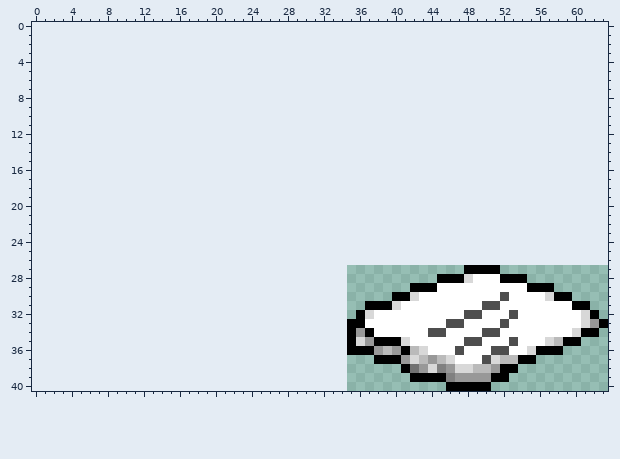
Two versions of one pixel-art file, Aseprite/Main Background/Convenience Store/CSAlt_Newspaper.aseprite. The picture above is the old version.
29x14 pixels, 1 frame. The old version is drawn lined up with the new one, on the new canvas.
And afterwards:
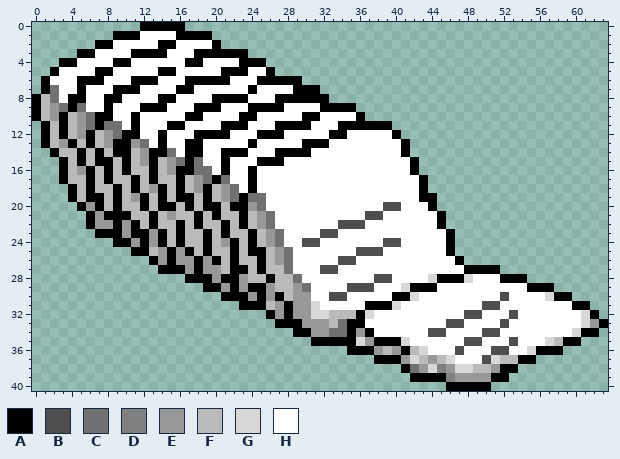
Palette (. is transparent): A #000000  B #4e4e4e  C #717171  D #808080  E #989898  F #bababa  G #d8d8d8  H #ffffff
What changed:
canvas 29x14 -> 64x41, the old top-left corner now at 35,27
Changed rows in their new state; - is an unchanged pixel.
first column x 0:
 0 ------------AAAAA-------------------------------
 1 ---------AAAHHHHAAAA----------------------------
 2 -------AAHHHHHAAHHHHA---------------------------
 3 -----AAHHHHAAAAHHHAAAAAA------------------------
 4 ---AAHHHHAAHHHHHHAAHHHHAAA----------------------
 5 --AHHHHAAHHHHHAAHHHHHAAAHHA---------------------
 6 -AHHHAAAHHHAAAHHHAAAAAHHHAAAAA------------------
 7 -ACHHAHHHAAAHHHHAAHHHHHHAHHHHAAA----------------
 8 AFCHAAHHAAHHHHAAHHHHAAAAHHHAAAAAA---------------
 9 AFECACHHAHHHAAAHHHAAAHHHAAAAHHHHAAAA------------
10 AFEAFECAAHHAHHHHHAAHHHHAAHHHHHAAHHHHA-----------
11 -AFAFECACCHAHHHAAHHHHAAAHHHAAAAHHHAAAAAA--------
12 -AFAFEAFECAAHHAHHHAAAAHHHAAAHHHHHAAHHHHHA-------
13 -AFEAFAFEAAECHAHHAAHHHHHAHHHHHAAAHHHHHHHHA------
14 --AFFAFAFAAFEAACHAAHHAAAHHHAAAAHHHHHHHHHHA------
15 ---AFAFAAFAFEAFECACHHAHHHAAAHHHHHHHHHHHHHHA-----
16 ---AFEAFAFAFFAFEAACCHAHHAHHHHHHHHHHHHHHHHHA-----
17 ---AFFAFAFFAFAFFAFECACHHAHHHHHHHHHHHHHHHHHHA----
18 ----AFAFFAFAFEAFAFEAFECHAHHHHHHHHHHHHHHHHHHA----
19 ----AFAAFAFEAFAFAAFAFECACCHHHHHHHHHHHHHHHHHAA---
20 -----AEAFAFFAFAAFAFAAFAAECHHHHHHHHHHHHHBBHHHA---
21 ------AEAAAFFAFEFFAFAFFAFECHHHHHHHHHHBBHHHHHHA--
22 ------AEEAEAFAFFAFAFFAFAFECHHHHHHHBBBHHHHHHHHA--
23 -------AAAEAAEAFAFFAFAFFAFECHHHHBBHHHHHHHHHHHHA-
24 ---------AAEAEAFAFFAFEAFAFECHHBBHHHHHHHBBHHHHHA-
25 -----------AAFEAEAFAFFAFAAFECHHHHHHHBBBHHHHHHHA-
26 -------------AEAEEAEAFAFFAFECHHHHHBBHHHHHHHHHHHA
27 --------------AAAEAEEFAAFAFFCHHHBBHHHHHHHHHHHHHH
28 -----------------AAAEAAEFFAFFCHHHHHHHHBBHHHHG---
29 -------------------AAEAEAAEFFECHHHHBBBHHHG------
30 ---------------------AAAEAEAFEEHHBBHHHHH--------
31 -----------------------AAAFEAEEGHHHHH-----------
32 --------------------------AEAEEGGFFF------------
33 ---------------------------AAAEEEFC-------------
34 -----------------------------AAEECC-------------
35 -------------------------------AAAA-------------
Pixel boxes of the changes (left, top, right, bottom) in both pictures:
added: (32, 22, 464, 346)
